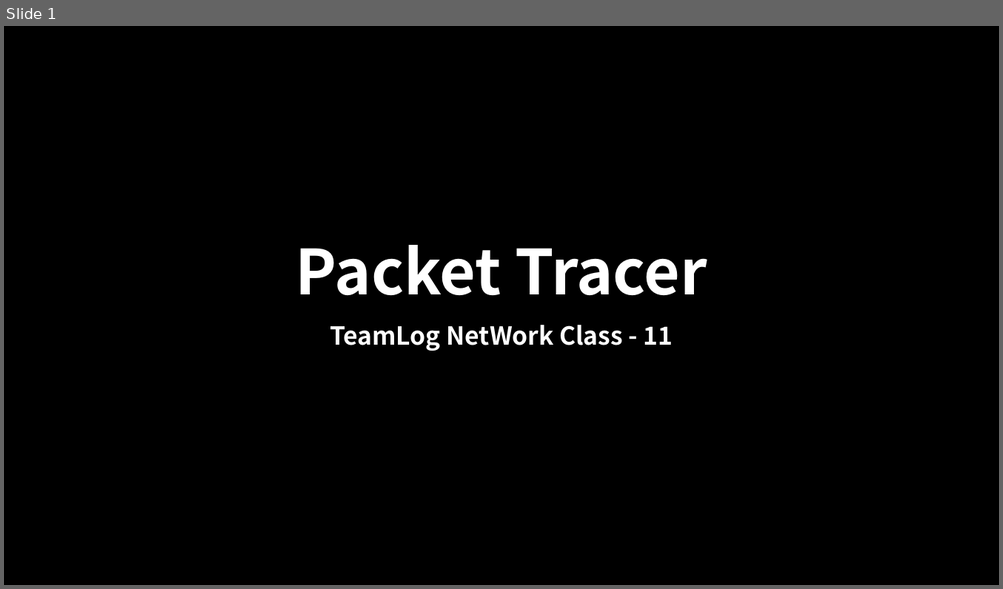
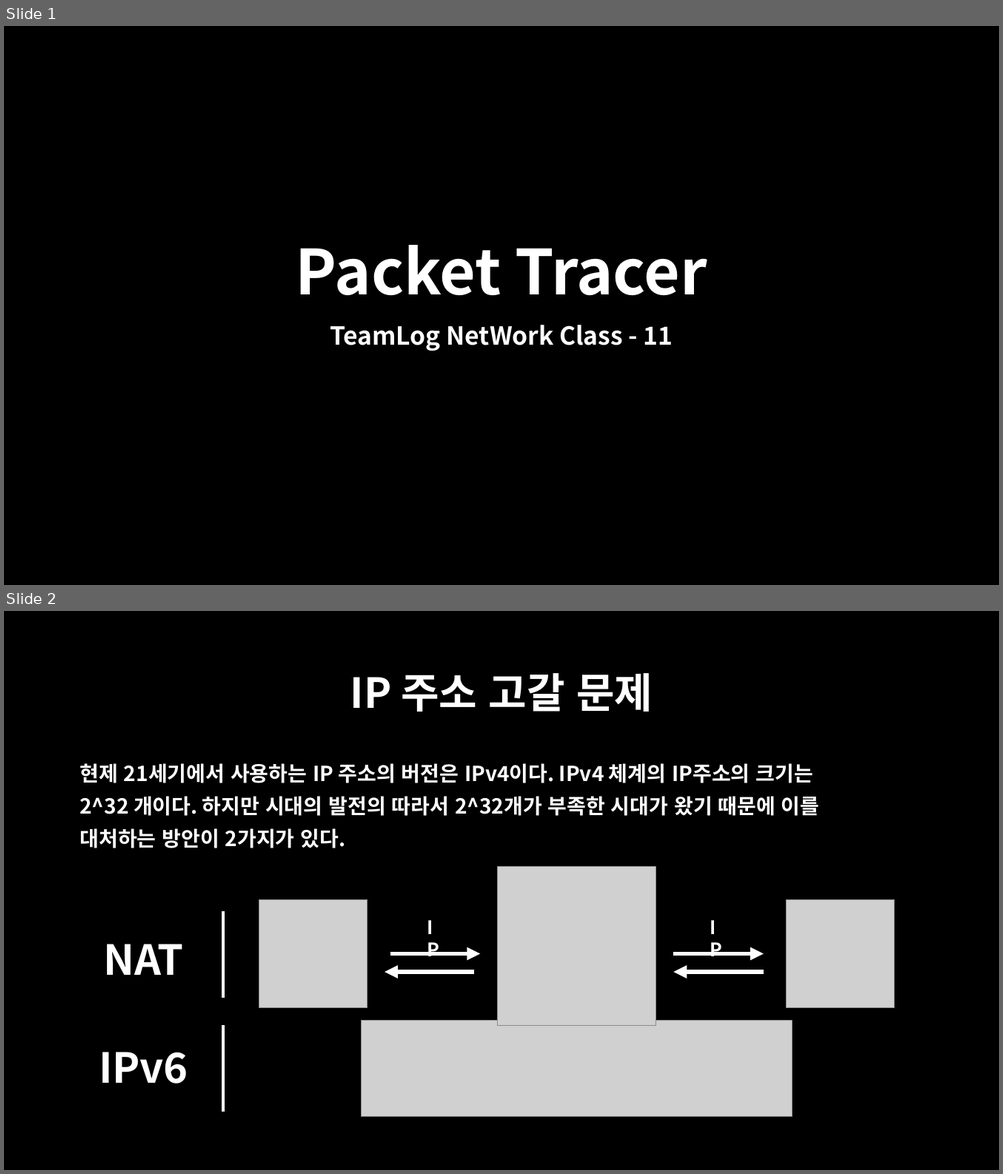
Before and after one commit to oceanwater1234/Network, a slide deck: 11. NAT/Packter Tracer - NAT.pptx. Shown one above the other, each under a label of ours: slide 1 before the commit, slides 1 and 2 after it. The pictures are 1003x589 and 1003x1174 pixels, drawn with LibreOffice and Linux fonts; fonts in the diff are those of the drawing; grey boxes stand for pictures. Boxes give left, top, right and bottom in pixels: in the first picture for what was removed or moved away, otherwise in the second. Text is boxed around its words. In the diff, an @@ line names an element or a change of style, - is before the commit and + after.

```diff
--- a/11. NAT/Packter Tracer - NAT.pptx
+++ b/11. NAT/Packter Tracer - NAT.pptx
@@ slide 2 added at (x1=4, y1=611, x2=999, y2=1170), background #000000 @@
@@ title added at (x1=350, y1=673, x2=652, y2=712), 40 pt, text #FFFFFF, bold @@
+IP 주소 고갈 문제
@@ text added at (x1=79, y1=763, x2=819, y2=849), 20 pt, text #FFFFFF, bold @@
+현제 21세기에서 사용하는 IP 주소의 버전은 IPv4이다. IPv4 체계의 IP주소의 크기는
+2^32 개이다. 하지만 시대의 발전의 따라서 2^32개가 부족한 시대가 왔기 때문에 이를
+대처하는 방안이 2가지가 있다.
@@ picture added at (x1=497, y1=867, x2=656, y2=1026) @@
@@ line added from (222, 911) to (222, 998), #FFFFFF 3 pt @@
@@ picture added at (x1=259, y1=900, x2=367, y2=1008) @@
@@ text added at (x1=420, y1=912, x2=452, y2=943), 18 pt, text #FFFFFF, bold @@
+IP
@@ text added at (x1=703, y1=912, x2=734, y2=943), 18 pt, text #FFFFFF, bold @@
+IP
@@ picture added at (x1=786, y1=900, x2=894, y2=1008) @@
@@ text added at (x1=103, y1=944, x2=183, y2=975), 40 pt, text #FFFFFF, bold @@
+NAT
@@ arrow added from (390, 954) to (480, 954), #FFFFFF 4.25 pt @@
@@ arrow added from (673, 954) to (763, 954), #FFFFFF 4.25 pt @@
@@ arrow added from (474, 972) to (384, 972), #FFFFFF 4.25 pt @@
@@ arrow added from (763, 972) to (673, 972), #FFFFFF 4.25 pt @@
@@ line added from (222, 1026) to (222, 1113), #FFFFFF 3 pt @@
@@ picture added at (x1=361, y1=1021, x2=792, y2=1117) @@
@@ text added at (x1=99, y1=1052, x2=188, y2=1084), 40 pt, text #FFFFFF, bold @@
+IPv6
```
Also in this commit, not shown: 14 other slides added, 1 slide removed, 16 other files.
